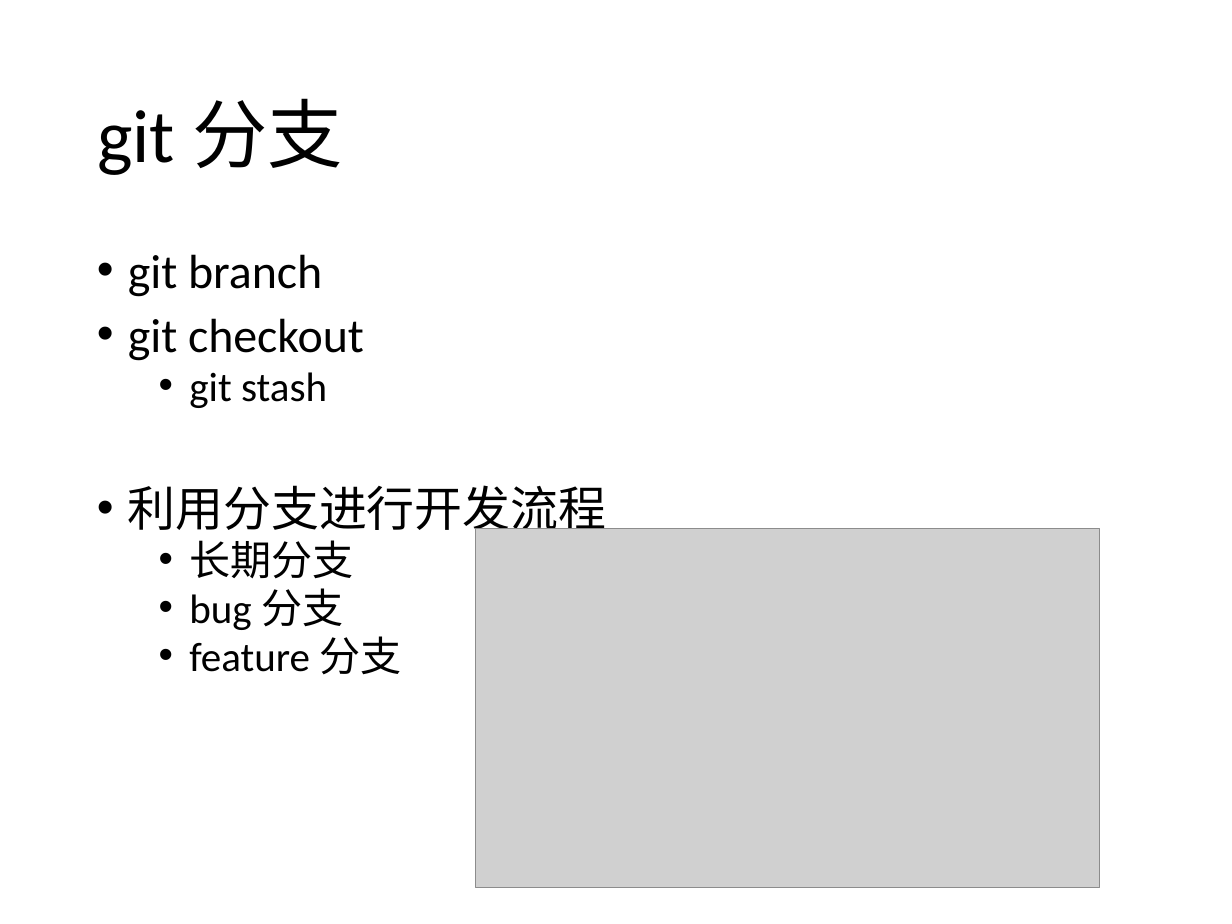
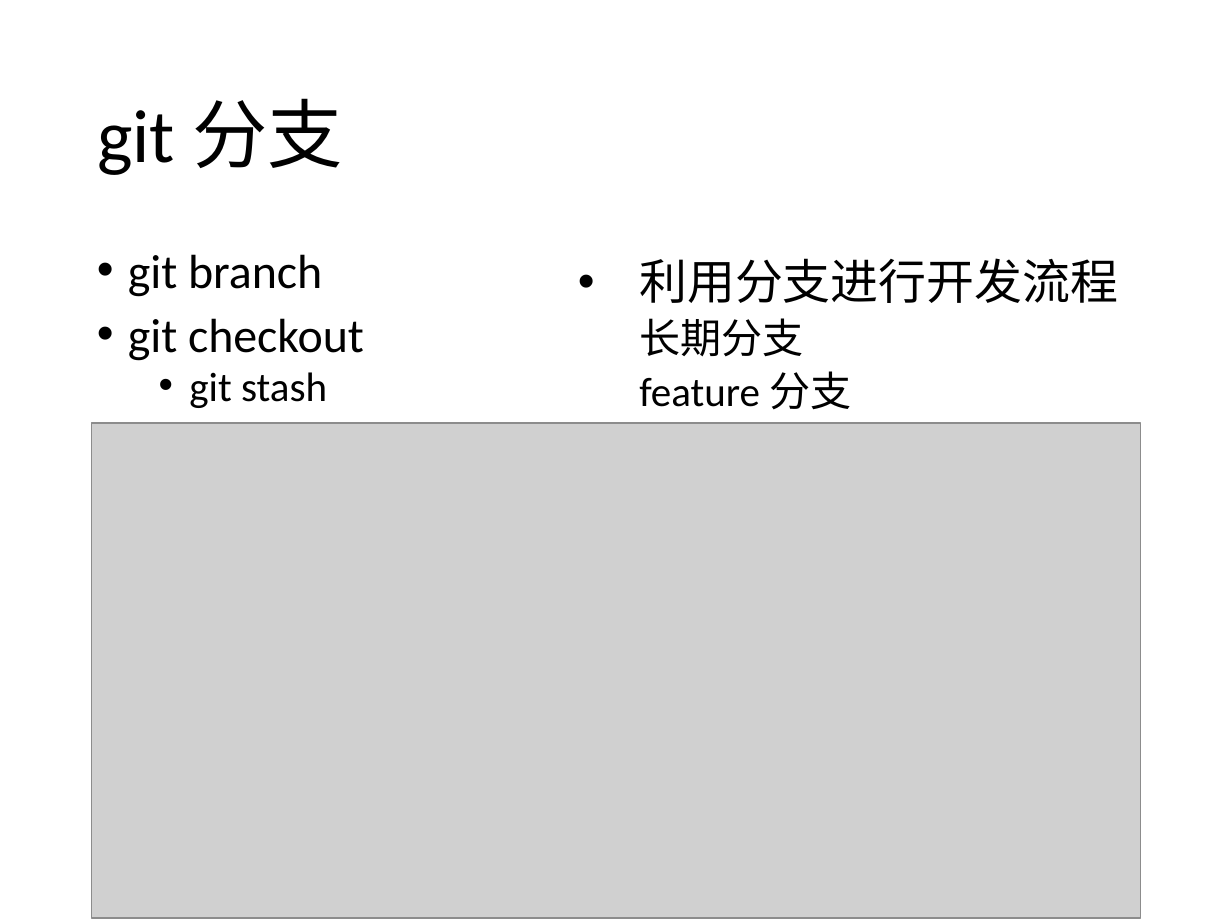
Before and after one commit to qdbgw3ihnjw/Graduate-Courses, a slide deck: slide 13 of git/git.pptx. Drawn at 1232x924 pixels with LibreOffice and Linux fonts; fonts in the diff are those of the drawing; grey boxes stand for pictures. Boxes give left, top, right and bottom in pixels: in the first picture for what was removed or moved away, otherwise in the second. Text is boxed around its words. In the diff, an @@ line names an element or a change of style, - is before the commit and + after.

Commit message:
Update git branch flow chart.

```diff
--- a/git/git.pptx
+++ b/git/git.pptx
@@ text added at (639,258,1117,410), 24 pt, text #000000 @@
+• 利用分支进行开发流程
+  长期分支
+  feature 分支
@@ picture added at (91,423,1140,918) @@
@@ text at (128,485,606,675): paragraphs removed @@
-• 利用分支进行开发流程
-  • 长期分支
-  • bug 分支
-  • feature 分支
@@ picture removed at (476,529,1099,887) @@
```
